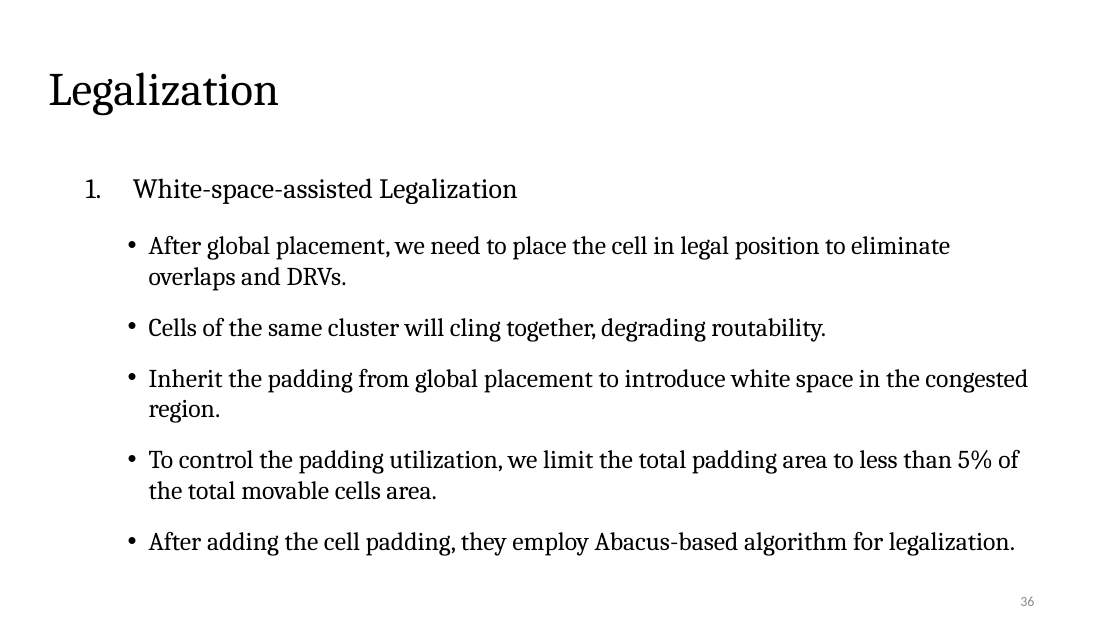
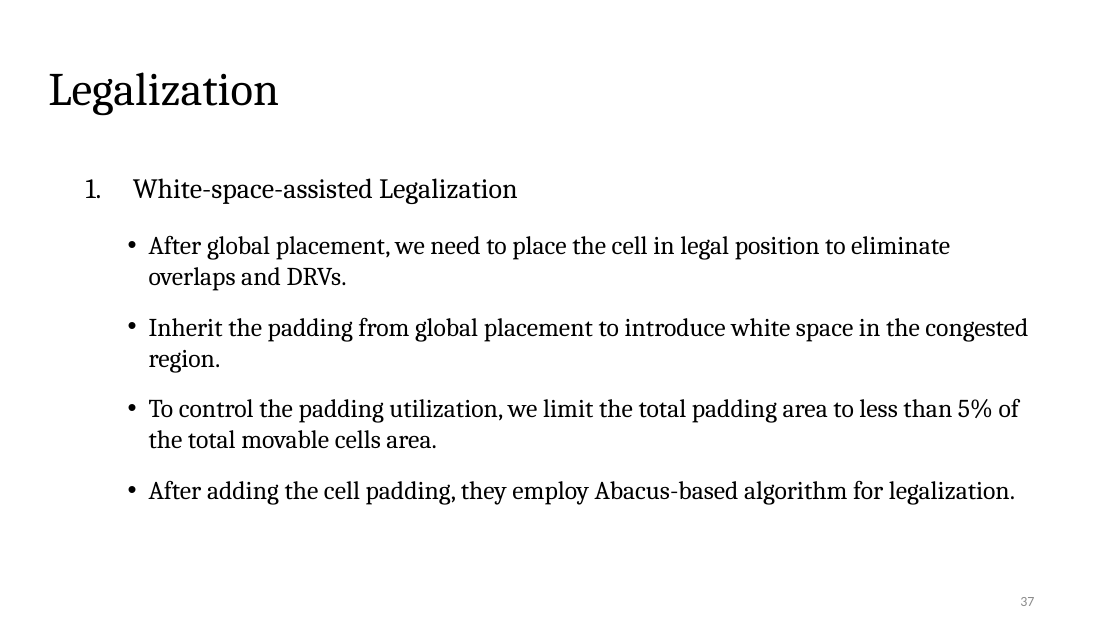
Before and after one commit to Pacific-Feng-Studuies/Studied-Papers, a slide deck: slide 38 of GM/Placement/PUFFER A Routability-Driven Placement Framework via Cell Padding/PUFFER A Routability-Driven Placement Framework via Cell Padding.pptx (slide 37 before the commit). Drawn at 1120x630 pixels with LibreOffice and Linux fonts; fonts in the diff are those of the drawing. Boxes give left, top, right and bottom in pixels: in the first picture for what was removed or moved away, otherwise in the second. Text is boxed around its words. In the diff, an @@ line names an element or a change of style, - is before the commit and + after.

```diff
--- a/GM/Placement/PUFFER A Routability-Driven Placement Framework via Cell Padding/PUFFER A Routability-Driven Placement Framework via Cell Padding.pptx
+++ b/GM/Placement/PUFFER A Routability-Driven Placement Framework via Cell Padding/PUFFER A Routability-Driven Placement Framework via Cell Padding.pptx
@@ text at (149, 318, 826, 341): paragraph removed @@
-  • Cells of the same cluster will cling together, degrading routability.
@@ page number at (1020, 597, 1034, 606): text changed @@
-36
+37
```
Also in this commit, not shown: 7 other slides changed, 2 slides added.
